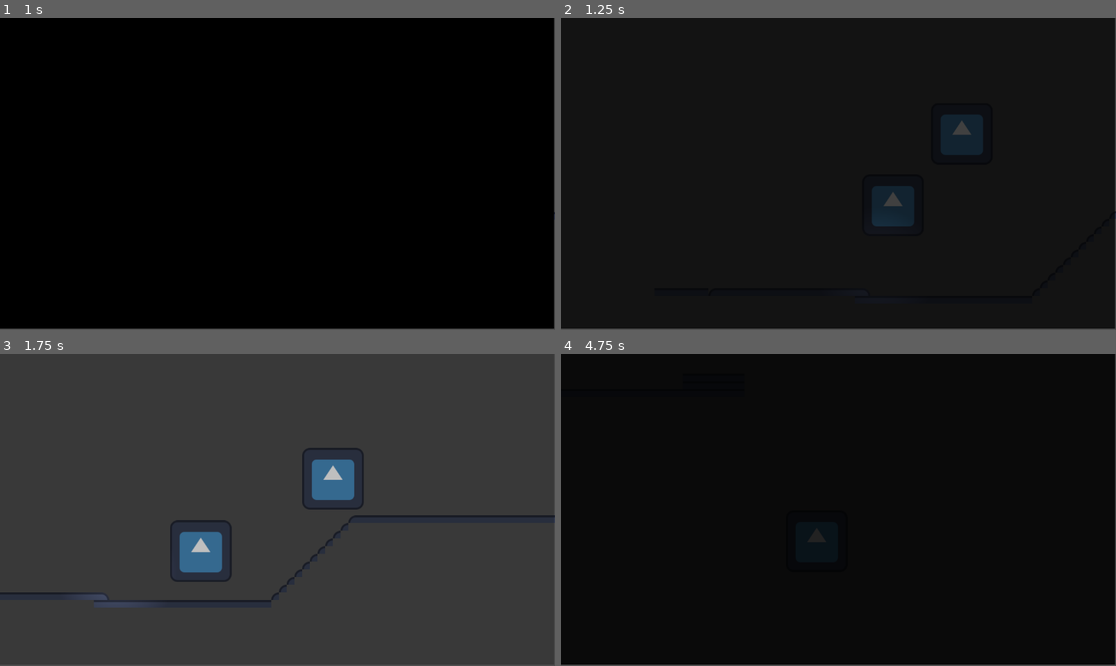
Above: before the commit, frames 1-4 (two rows, left to right).
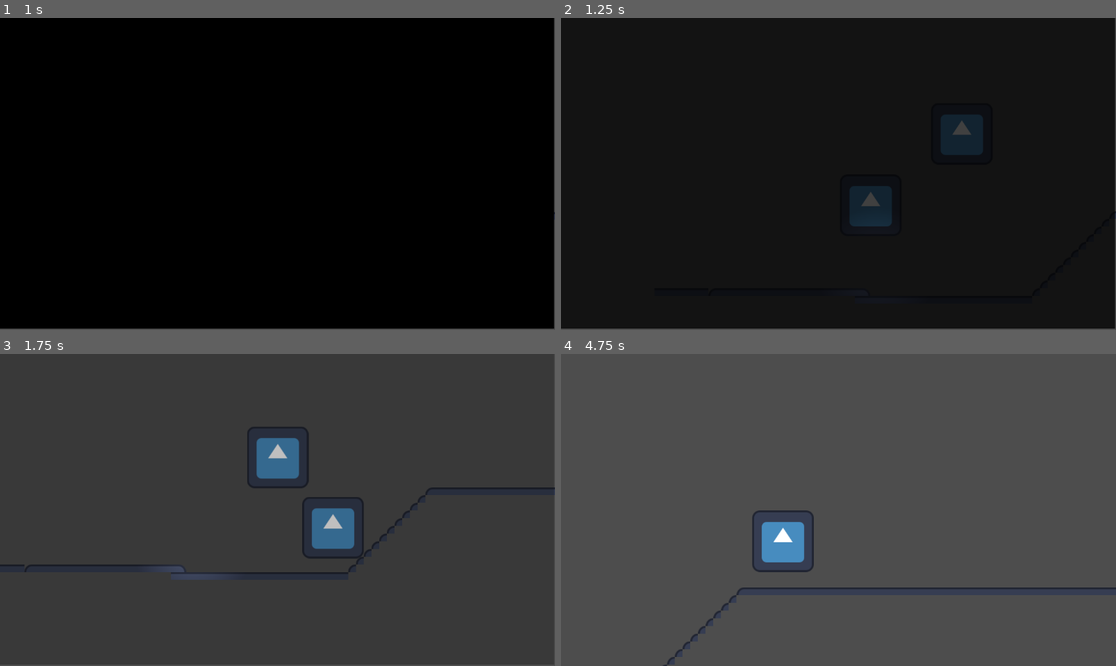
Above: after the commit, the same moments.

Repository: dustngroh/CapstoneProject
Game: Godot game, scene res://Game.tscn
Same seed, same stepped clock (60 frames per second), same inputs: the game is played once before the commit and once after it. The engine's default icon, where the game draws it, is replaced by a stand-in: a white triangle on a blue panel in a dark square.
Inputs:
- Up to frame 1 (1 s): tap Enter at 0.5 s; hold Right (walk_right) from 0.53 s (still down); tap Space (jump) at 0.77 s
- Up to frame 2 (1.25 s): keep holding Right (walk_right)
- Up to frame 3 (1.75 s): keep holding Right (walk_right); tap Space (jump) at 1.52 s
- Up to frame 4 (4.75 s): release Right (walk_right) at 2.03 s; hold Left (walk_left) 2.03-2.78 s; hold Right (walk_right) 2.78-4.28 s; tap Space (jump) at 3.02, 3.77, 4.52 s; hold Left (walk_left) from 4.28 s (still down)

Frame 1 is identical in both runs. In frame 2, 1.1% of the frame differs, in the area x 52-64%, y 53-67%; in frame 3, 6.1%; in frame 4, 99%, in the area x 0-100%, y 0-100%.

Commit message:
add dash dance mechanic

Diff:
--- a/run-game/character_body_2d.gd
+++ b/run-game/character_body_2d.gd
@@ -8,14 +8,31 @@
 @export var jump_speed = -1000
 @export var gravity = 2000
 @export_range(0.0, 1.0) var friction = 0.1
-@export_range(0.0 , 1.0) var acceleration = 0.08
+@export_range(0.0 , 1.0) var acceleration = 0.04
 
+@export var dash_dance_grace_time = 0.05  # Time window for lenient direction switch
+@export var speed_threshold = 0.9  # Percentage of full speed required to trigger instant flip
+
+var last_direction = 0
+var last_direction_time = 0.0
 
 func _physics_process(delta: float) -> void:
 	velocity.y += gravity * delta
 	var dir = Input.get_axis("walk_left", "walk_right")
 	if dir != 0:
-		velocity.x = lerp(velocity.x, dir * speed, acceleration)
+		#velocity.x = lerp(velocity.x, dir * speed, acceleration)
+		var is_flipping_direction = last_direction != 0 and dir != last_direction
+		var within_grace_time = (Time.get_ticks_msec() - last_direction_time) / 1000.0 <= dash_dance_grace_time
+		var at_high_speed = abs(velocity.x) >= speed * speed_threshold
+
+		# If flipping direction at high speed within grace time, do instant switch
+		if is_flipping_direction and within_grace_time and at_high_speed:
+			velocity.x = dir * speed  # Instant switch
+		else:
+			velocity.x = lerp(velocity.x, dir * speed, acceleration)
+		# Update last direction
+		last_direction = dir
+		last_direction_time = Time.get_ticks_msec()
 	else:
 		velocity.x = lerp(velocity.x, 0.0, friction)
 
--- a/run-game/project.godot
+++ b/run-game/project.godot
@@ -21,16 +21,19 @@
 "deadzone": 0.5,
 "events": [Object(InputEventKey,"resource_local_to_scene":false,"resource_name":"","device":-1,"window_id":0,"alt_press …(195 unchanged characters)…
 , Object(InputEventKey,"resource_local_to_scene":false,"resource_name":"","device":-1,"window_id":0,"alt_pressed":false …(182 unchanged characters)…
+, Object(InputEventJoypadMotion,"resource_local_to_scene":false,"resource_name":"","device":-1,"axis":0,"axis_value":-1.0,"script":null)
 ]
 }
 walk_right={
 "deadzone": 0.5,
 "events": [Object(InputEventKey,"resource_local_to_scene":false,"resource_name":"","device":-1,"window_id":0,"alt_press …(195 unchanged characters)…
 , Object(InputEventKey,"resource_local_to_scene":false,"resource_name":"","device":-1,"window_id":0,"alt_pressed":false …(183 unchanged characters)…
+, Object(InputEventJoypadMotion,"resource_local_to_scene":false,"resource_name":"","device":-1,"axis":0,"axis_value":1.0,"script":null)
 ]
 }
 jump={
 "deadzone": 0.5,
 "events": [Object(InputEventKey,"resource_local_to_scene":false,"resource_name":"","device":-1,"window_id":0,"alt_press …(191 unchanged characters)…
+, Object(InputEventJoypadButton,"resource_local_to_scene":false,"resource_name":"","device":-1,"button_index":0,"pressure":0.0,"pressed":true,"script":null)
 ]
 }
